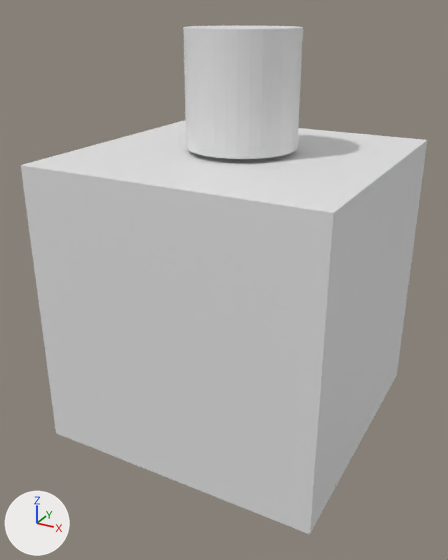
The OBJ model Project/Assets/Models/entity/puzzle/GoalBlock.obj, before and after one commit.
The view is the same before and after, from a 50 mm lens placed at (1.9, -3.69, 1.88), pointed at (-0.05, -0.16, 0.11). Arrows for +X, +Y and +Z are at lower left; the lights stay in place. Where no turn or scale is listed for an object, it has been applied to the vertices.

Objects in the first picture: 'Cube', '円柱'.
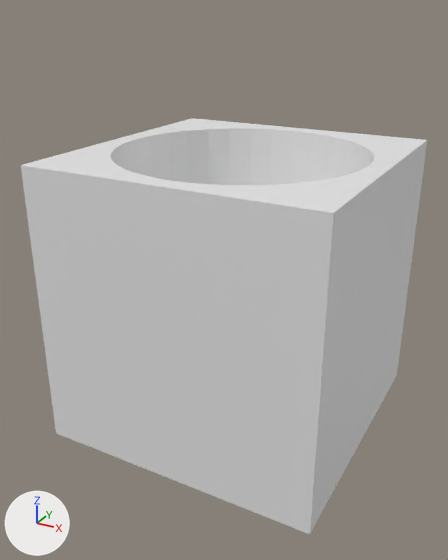
The edits, one by one:
me_cube is used by ob_cube; location (0.0, 0.0, 0.0).
me_cube had 8 vertices, 12 faces and spanned x -1.0..1.0, y -1.0..1.0, z -1.0..1.0.
me_cube now has 72 vertices, 140 faces and spans x -1.0..1.0, y -1.0..1.0, z -1.0..1.0.
Part 1, on me_cube:
2 faces are deleted.
32 vertices are added at x -0.87..0.87, y -0.87..0.87, z 0.54.
32 new vertices lie (0.0, 0.0, 0.46) away from vertices in x -0.87..0.87, y -0.87..0.87, z 0.54.
130 new faces join them.
Object '円柱' (ob_円柱) is deleted.

What differs and where, as boxes [x1, y1, x2, y2] in the pictures (448 x 560 px):
'Cube', reshaped: before [21, 120, 427, 534]; after [21, 118, 427, 534]
'円柱', deleted: before [183, 26, 303, 159]
part 1 of me_cube, built on: before [23, 120, 427, 213]; after [23, 118, 427, 213]
